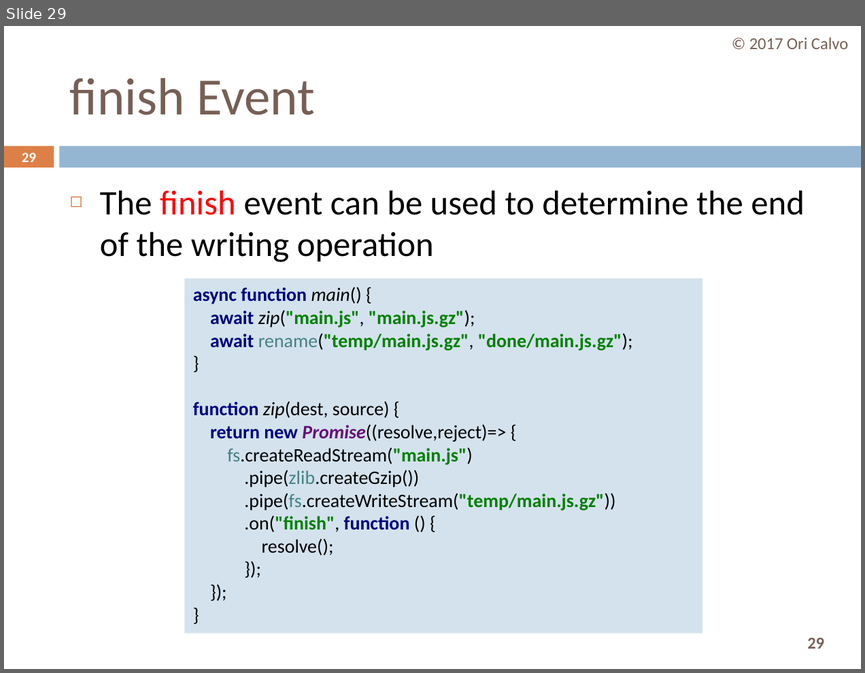
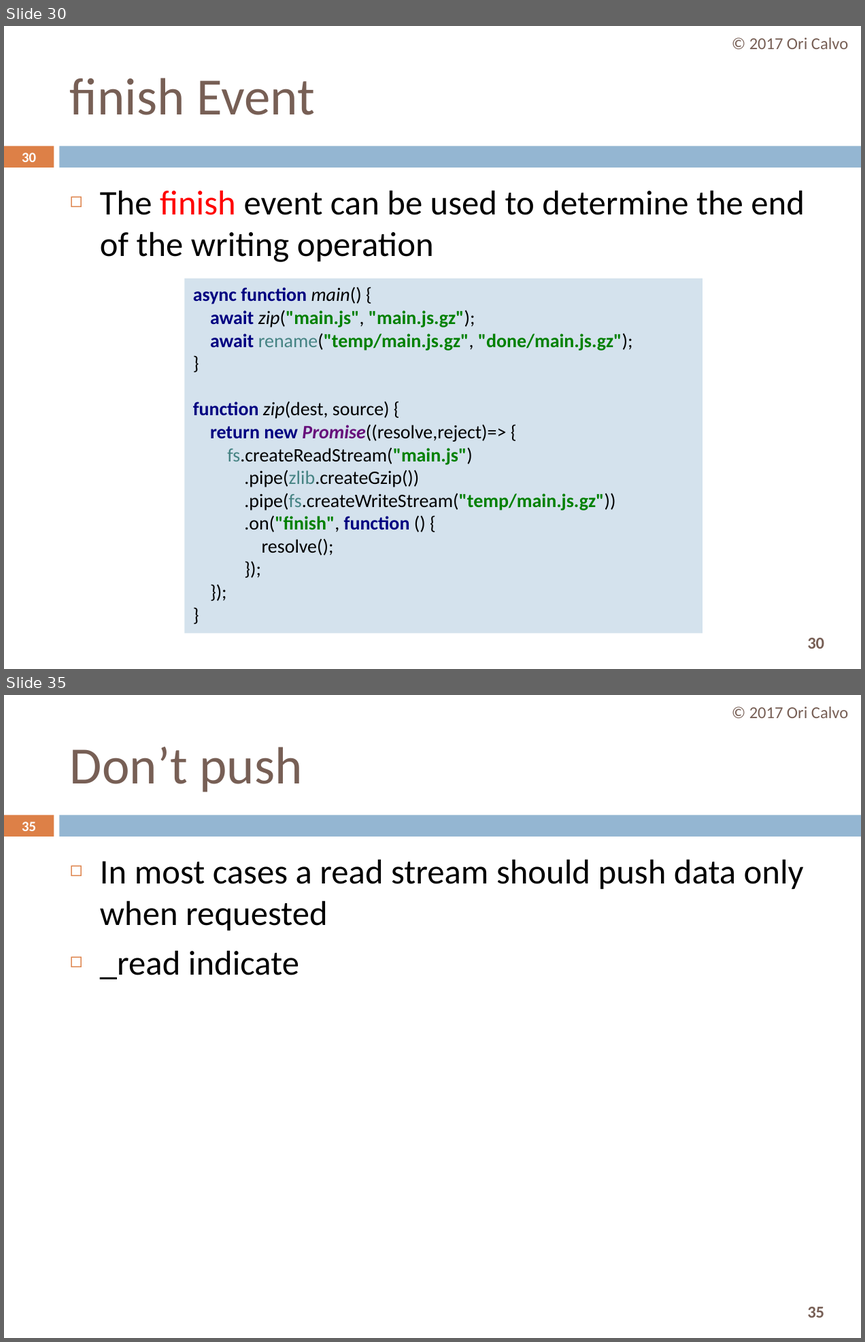
Before and after one commit to oricalvo/course-nodejs, a slide deck: PPTs/05 Core Modules.pptx. Shown one above the other, each under a label of ours: slide 29 before the commit, slides 30 and 35 after it; the slides between them are not shown. The pictures are 865x673 and 865x1342 pixels, drawn with LibreOffice and Linux fonts; fonts in the diff are those of the drawing. Boxes give left, top, right and bottom in pixels: in the first picture for what was removed or moved away, otherwise in the second. Text is boxed around its words. In the diff, an @@ line names an element or a change of style, - is before the commit and + after.

```diff
--- a/PPTs/05 Core Modules.pptx
+++ b/PPTs/05 Core Modules.pptx
@@ slide 35 added at [4,695,861,1338], background #FFFFFF; not listed: 3 template elements that a slide beside it also shows @@
@@ text added at [749,707,848,718], 14 pt, text #775F55 @@
+© 2017 Ori Calvo
@@ title added at [70,747,302,792], 44 pt, text #775F55 @@
+Don’t push
@@ page number added at [22,821,36,831], 11.9 pt, text #FFFFFF, bold @@
+35
@@ text added at [100,859,804,979], 29 pt, text #000000 @@
+◻ In most cases a read stream should push data only when requested
+◻ _read indicate
@@ what was slide 29 is now slide 30 @@
@@ page number at [22,152,36,162]: text changed @@
-29
+30
@@ page number at [807,637,824,648]: text changed @@
-29
+30
```
Also in this commit, not shown: 6 slides changed, 3 other slides added, 10 other files.
